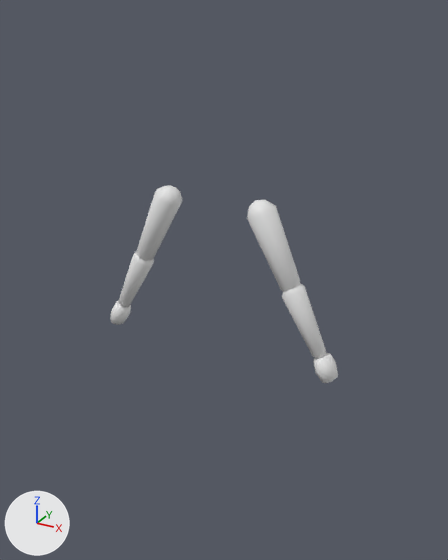
The Blender file blend_files/venlil/venlil.blend: old version first, new version second.
Camera for both pictures: a 50 mm lens placed at (0.87, -1.473, 1.663), pointed at (-0.093, 0.277, 0.788). Lighting does not change. The marker at lower left points along +X, +Y and +Z. The picture after the commit comes second.

Objects in the first picture: 'Arm1_L_vm', 'Arm1_R_vm', 'Arm2_L_vm', 'Arm2_R_vm', 'Hand_L_vm' and 1 more.
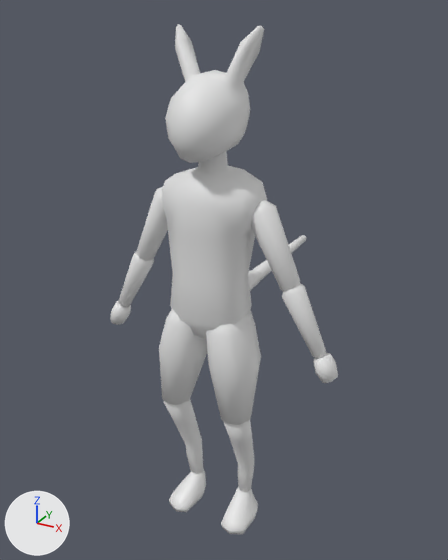
Where the change shows, as pixel boxes (x1, y1, x2, y2) in the pictures (448 x 560 px):
'Torso_m', added
    after: (162, 151, 267, 339)
'Head_m', added
    after: (165, 24, 264, 163)
'Leg1_L_m', added
    after: (206, 310, 261, 425)
'Leg1_R_m', added
    after: (159, 309, 207, 405)
'Leg2_R_m', added
    after: (164, 400, 203, 473)
'Leg2_L_m', added
    after: (224, 420, 254, 492)
'Foot_L_m', added
    after: (221, 486, 258, 535)
'Foot_R_m', added
    after: (169, 469, 206, 512)
'Tail1_m', added
    after: (248, 270, 262, 291)
'Tail2_m', added (mostly hidden)
    after: (253, 260, 272, 280)
'Tail3_m', added
    after: (289, 235, 306, 253)

Diff of the bpy script that builds the scene:
```diff
--- a/blend_files/venlil/venlil.blend.py
+++ b/blend_files/venlil/venlil.blend.py
@@ ob_leg2_r_m @@
+ob_leg2_r_m = bpy.data.objects.new('Leg2_R_m', me_cube_025.copy())  # the mesh of ob_leg2_r_m
+ob_leg2_r_m.location = (-0.01, 0.0, 0.0)
@@ ob_leg1_r_m @@
+ob_leg1_r_m = bpy.data.objects.new('Leg1_R_m', me_cube_024.copy())  # the mesh of ob_leg1_r_m
+ob_leg1_r_m.location = (-0.01, 0.0, 0.0)
@@ ob_foot_r_m @@
+ob_foot_r_m = bpy.data.objects.new('Foot_R_m', me_cube_022.copy())  # the mesh of ob_foot_r_m
+ob_foot_r_m.location = (-0.01, 0.0, 0.0)
@@ ob_torso_m @@
+ob_torso_m = bpy.data.objects.new('Torso_m', me_cube_019.copy())  # the mesh of ob_torso_m
+ob_torso_m.location = (0.0, 0.0, 0.0)
@@ ob_tail3_m @@
+ob_tail3_m = bpy.data.objects.new('Tail3_m', me_cylinder_005.copy())  # the mesh of ob_tail3_m
+ob_tail3_m.location = (0.0, 0.0, 0.0)
@@ ob_tail2_m @@
+ob_tail2_m = bpy.data.objects.new('Tail2_m', me_cylinder_004.copy())  # the mesh of ob_tail2_m
+ob_tail2_m.location = (0.0, 0.0, 0.0)
@@ ob_tail1_m @@
+ob_tail1_m = bpy.data.objects.new('Tail1_m', me_cylinder_003.copy())  # the mesh of ob_tail1_m
+ob_tail1_m.location = (0.0, 0.0, 0.0)
@@ ob_leg2_l_m @@
+ob_leg2_l_m = bpy.data.objects.new('Leg2_L_m', me_cube_018.copy())  # the mesh of ob_leg2_l_m
+ob_leg2_l_m.location = (-0.01, 0.0, 0.0)
@@ ob_leg1_l_m @@
+ob_leg1_l_m = bpy.data.objects.new('Leg1_L_m', me_cube_017.copy())  # the mesh of ob_leg1_l_m
+ob_leg1_l_m.location = (-0.01, 0.0, 0.0)
@@ ob_head_m @@
+ob_head_m = bpy.data.objects.new('Head_m', me_cube_014.copy())  # the mesh of ob_head_m
+ob_head_m.location = (0.0, 0.0, 0.0)
@@ ob_foot_l_m @@
+ob_foot_l_m = bpy.data.objects.new('Foot_L_m', me_cube_012.copy())  # the mesh of ob_foot_l_m
+ob_foot_l_m.location = (-0.01, 0.0, 0.0)
```
